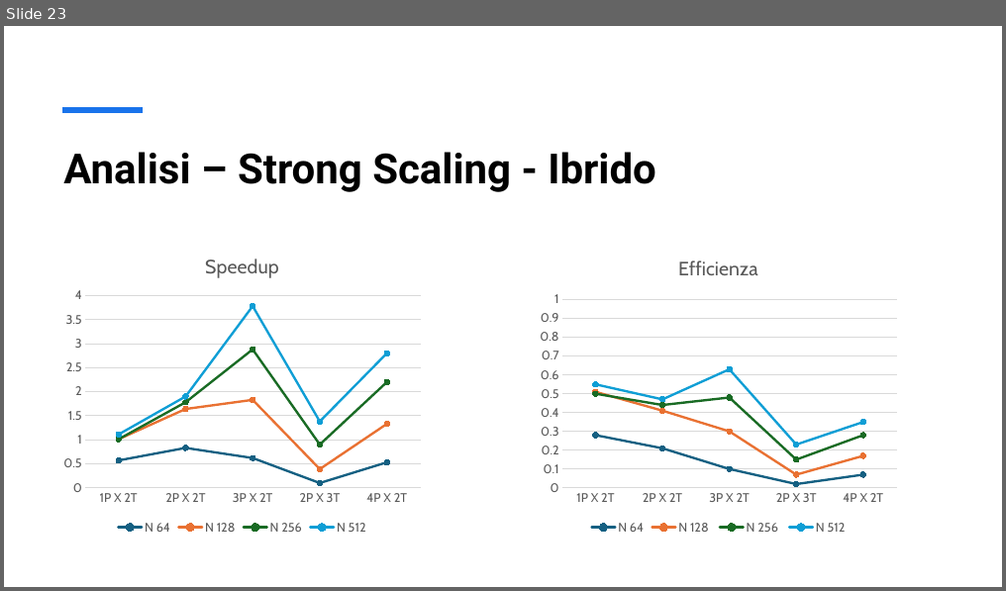
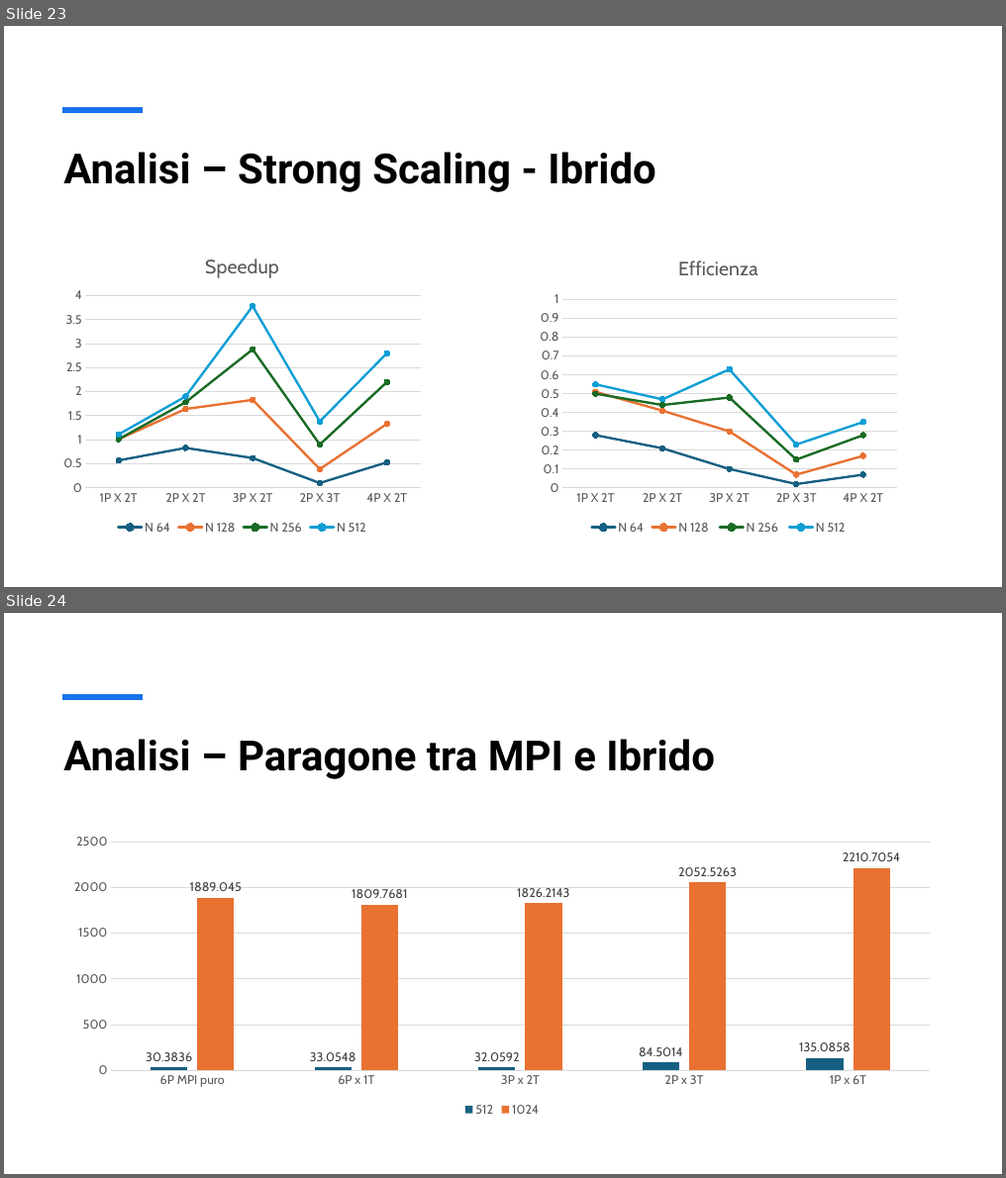
Before and after one commit to Gasspire/appunti-universita, a slide deck: Secondo Semestre/principi_prog_parallela/Codici/Progetto/Simulazione della Diffusione del Calore 2D.pptx. Shown one above the other, each under a label of ours: slide 23 before the commit, slides 23 and 24 after it. The pictures are 1006x591 and 1006x1178 pixels, drawn with LibreOffice and Linux fonts; fonts in the diff are those of the drawing. Boxes give left, top, right and bottom in pixels: in the first picture for what was removed or moved away, otherwise in the second. Text is boxed around its words. In the diff, an @@ line names an element or a change of style, - is before the commit and + after.

```diff
--- a/Secondo Semestre/principi_prog_parallela/Codici/Progetto/Simulazione della Diffusione del Calore 2D.pptx
+++ b/Secondo Semestre/principi_prog_parallela/Codici/Progetto/Simulazione della Diffusione del Calore 2D.pptx
@@ slide 24 added at (4, 613, 1002, 1174), background #FFFFFF; not listed: 1 template element that a slide beside it also shows @@
@@ title added at (63, 739, 715, 779), 40 pt, text #000000, bold @@
+Analisi – Paragone tra MPI e Ibrido
@@ column chart added at (56, 829, 948, 1121) @@
+categories: 6P MPI puro, 6P x 1T, 3P x 2T, 2P x 3T, 1P x 6T
+512: 30.3836, 33.0548, 32.0592, 84.5014, 135.0858
+1024: 1889.045, 1809.7681, 1826.2143, 2052.5263, 2210.7054
```
Also in this commit, not shown: 1 slide removed, 1 other file.
